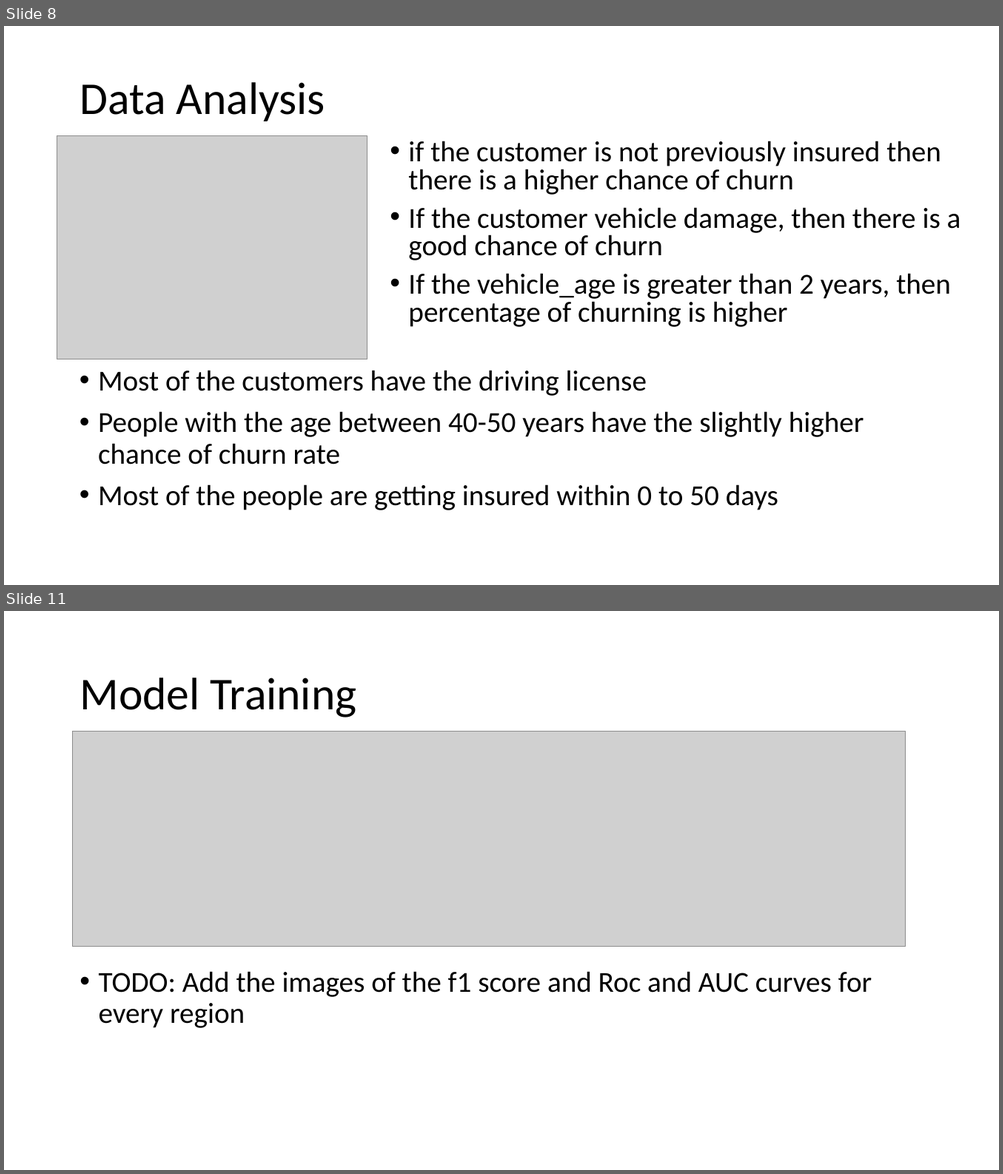
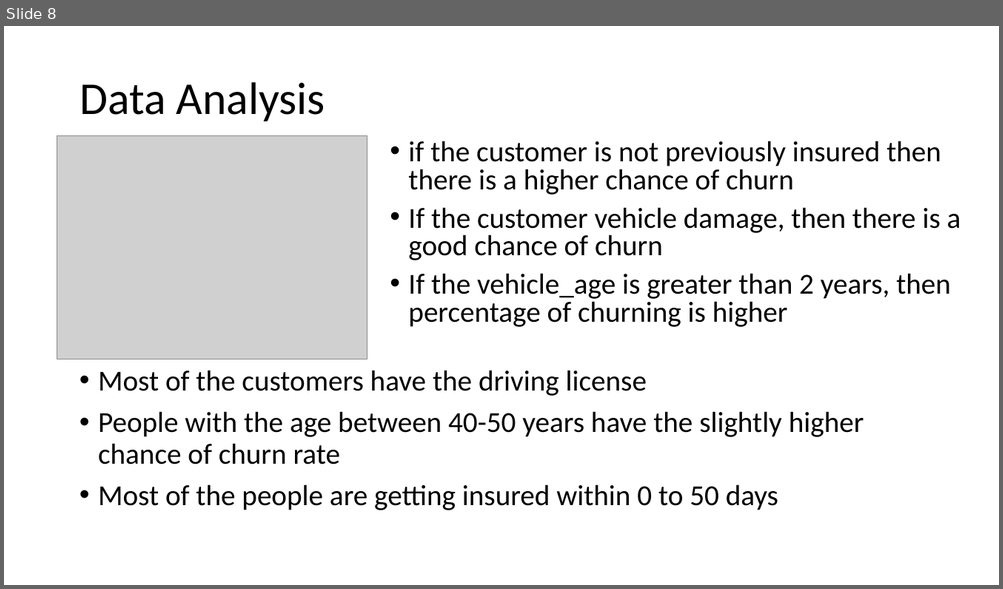
Before and after one commit to gsundeep-tech/churn-prediction, a slide deck: ChurnAnalysis.pptx. Shown one above the other, each under a label of ours: slides 8 and 11 before the commit, slide 8 after it; the slides between them are not shown. The pictures are 1003x1174 and 1003x589 pixels, drawn with LibreOffice and Linux fonts; fonts in the diff are those of the drawing; grey boxes stand for pictures. Boxes give left, top, right and bottom in pixels: in the first picture for what was removed or moved away, otherwise in the second. Text is boxed around its words. In the diff, an @@ line names an element or a change of style, - is before the commit and + after.

```diff
--- a/ChurnAnalysis.pptx
+++ b/ChurnAnalysis.pptx
@@ slide 11 removed at [4, 611, 999, 1170], background #FFFFFF @@
@@ title removed at [79, 678, 357, 718] @@
-Model Training
@@ picture removed at [73, 731, 905, 947] @@
@@ text removed at [99, 971, 871, 1028] @@
-• TODO: Add the images of the f1 score and Roc and AUC curves for every region
```
Also in this commit, not shown: 4 slides changed, 5 slides added, 1 other slide removed.
